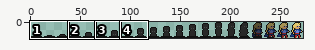
Sprite sheet, stored at Assets/Art/animations/player/main_character_spawn.png. The picture above shows the old version from afar; the outline marks the close-up.
Close-up. Before the commit:
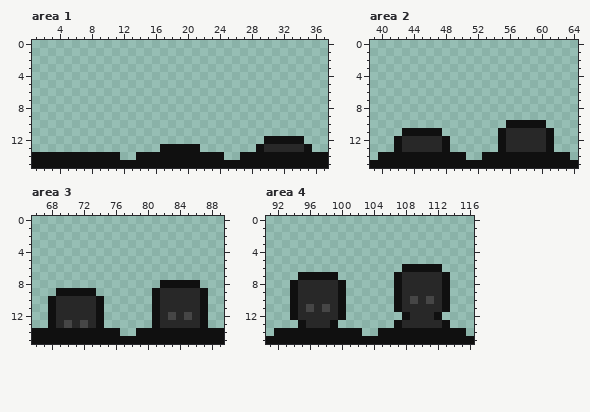
The file is 273x16 pixels. Colours within 5 levels of each other are drawn and written as one. Shown: area 1: x 1..37, y 0..15; area 2: x 39..64, y 0..15; area 3: x 66..89, y 0..15; area 4: x 91..116, y 0..15. The commit also changed other parts of the picture, which this record leaves out.
And afterwards:
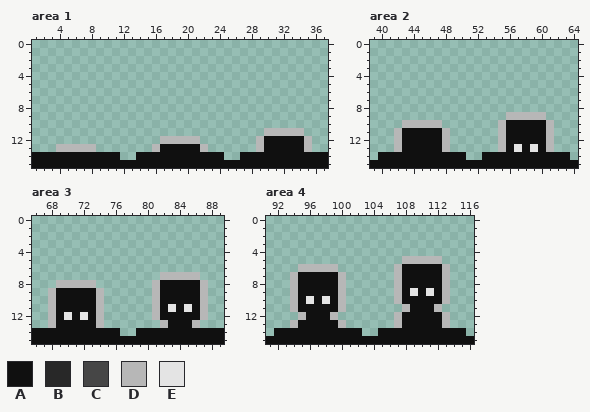
Palette (. is transparent): A #101010  B #282828  C #464646  D #b7b7b7  E #e4e4e4
From old to new:
Area 1:
The edit turns colour B into colour A in row 13 at x 30 to 34.
There is now colour D in row 11 at x 30 to 34; in row 12 at x 17 to 21, 29 and 35; in row 13 at x 4 to 8, 16 and 22.
The edit turns colour A into colour D in row 13 at x 29 and 35.
Area 2:
The edit turns colour B into colour A in row 11 at x 56 to 60; in row 12 at x 43 to 47 and 56 to 60; in row 13 at x 43 to 47, 56, 58 and 60.
There is now colour D in row 9 at x 56 to 60; in row 10 at x 43 to 47, 55 and 61; in row 11 at x 42 and 48.
The edit turns colour A into colour D in row 11 at x 55 and 61; in rows 12 to 13 at x 42, 48, 55 and 61.
The edit turns colour B into colour E in row 13 at x 57 and 59.
Area 3:
The edit turns colour B into colour A in row 9 at x 82 to 86; in row 10 at x 69 to 73 and 82 to 86; in row 11 at x 69 to 73, 82, 84 and 86; in row 12 at x 69, 71, 73, 82, 84 and 86; in row 13 at x 69, 71, 73 and 83 to 85.
The edit turns colour C into colour A in row 12 at x 83 and 85; in row 13 at x 70 and 72.
There is now colour D in row 7 at x 82 to 86; in row 8 at x 69 to 73, 81 and 87; in row 9 at x 68 and 74.
The edit turns colour A into colour D in row 9 at x 81 and 87; in rows 10 to 12 at x 68, 74, 81 and 87; in row 13 at x 68 and 74.
The edit turns colour B into colour D in row 13 at x 82 and 86.
The edit turns colour B into colour E in row 11 at x 83 and 85; in row 12 at x 70 and 72.
The edit erases colour A in row 13 at x 81 and 87.
Area 4:
The edit turns colour B into colour A in row 7 at x 108 to 112; in row 8 at x 95 to 99 and 108 to 112; in row 9 at x 95 to 99, 108, 110 and 112; in row 10 at x 95, 97, 99, 108, 110 and 112; in row 11 at x 95, 97, 99 and 109 to 111; in row 12 at x 96 to 98 and 109 to 111.
The edit turns colour B into colour A in row 13 at x 96 to 98 and 108 to 112.
The edit turns colour C into colour A in row 10 at x 109 and 111; in row 11 at x 96 and 98.
There is now colour D in row 5 at x 108 to 112; in row 6 at x 95 to 99, 107 and 113; in row 7 at x 94 and 100; in row 12 at x 107 and 113; in row 13 at x 94 and 100.
The edit turns colour A into colour D in row 7 at x 107 and 113; in rows 8 to 10 at x 94, 100, 107 and 113; in row 11 at x 94 and 100; in row 13 at x 107 and 113.
The edit turns colour B into colour D in row 11 at x 108 and 112; in row 12 at x 95 and 99.
The edit turns colour B into colour E in row 9 at x 109 and 111; in row 10 at x 96 and 98.
The edit erases colour A in row 11 at x 107 and 113; in row 12 at x 94 and 100.
